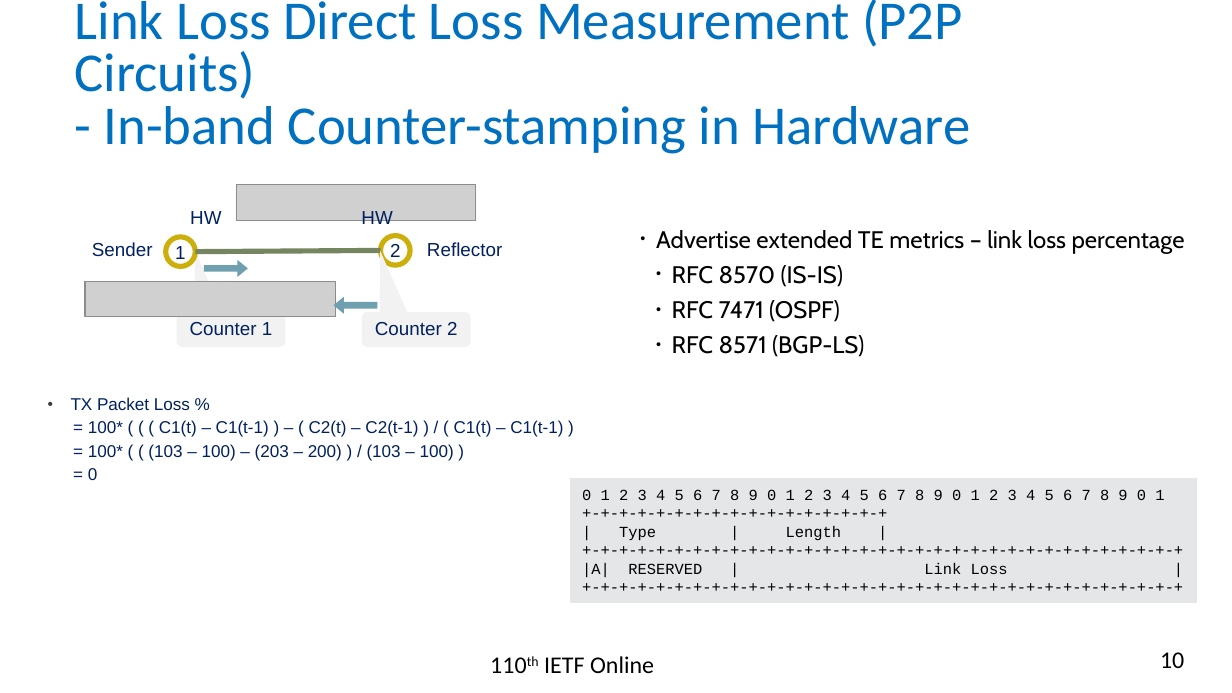
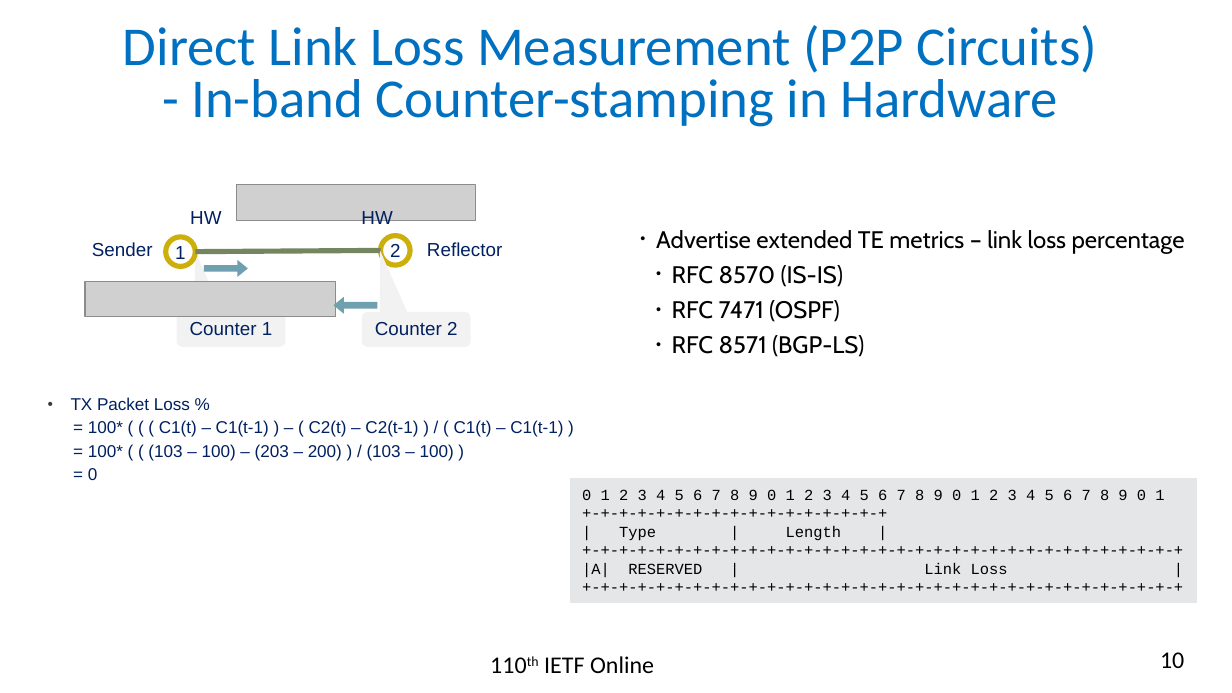
Before and after one commit to rakgandhi/ietf-slides, a slide deck: slide 10 of draft-gandhi-ippm-stamp-direct-loss-00.pptx. Drawn at 1232x693 pixels with LibreOffice and Linux fonts; fonts in the diff are those of the drawing; grey boxes stand for pictures. Boxes give left, top, right and bottom in pixels: in the first picture for what was removed or moved away, otherwise in the second. Text is boxed around its words. In the diff, an @@ line names an element or a change of style, - is before the commit and + after.

```diff
--- a/draft-gandhi-ippm-stamp-direct-loss-00.pptx
+++ b/draft-gandhi-ippm-stamp-direct-loss-00.pptx
@@ text "Direct Link Loss Measurement (P2P ...": place and size @@
-text "Direct Link Loss Measurement (P2P ..." at (75, 0, 970, 154)
+text "Direct Link Loss Measurement (P2P ..." at (123, 25, 1097, 127)
@@ text at (123, 25, 1097, 73): text changed @@
-Link Loss Direct Loss Measurement (P2P Circuits)
+Direct Link Loss Measurement (P2P Circuits)
@@ text at (191, 72, 1058, 127): alignment left to centre @@
```
Also in this commit, not shown: 1 other file.
